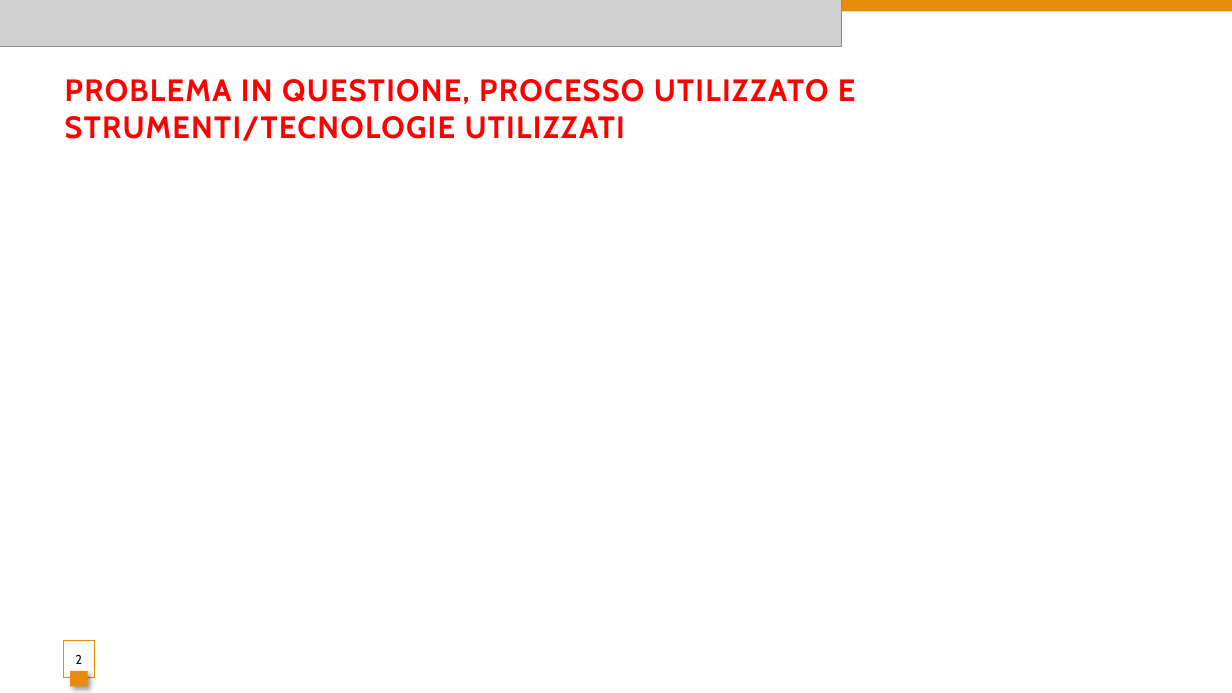
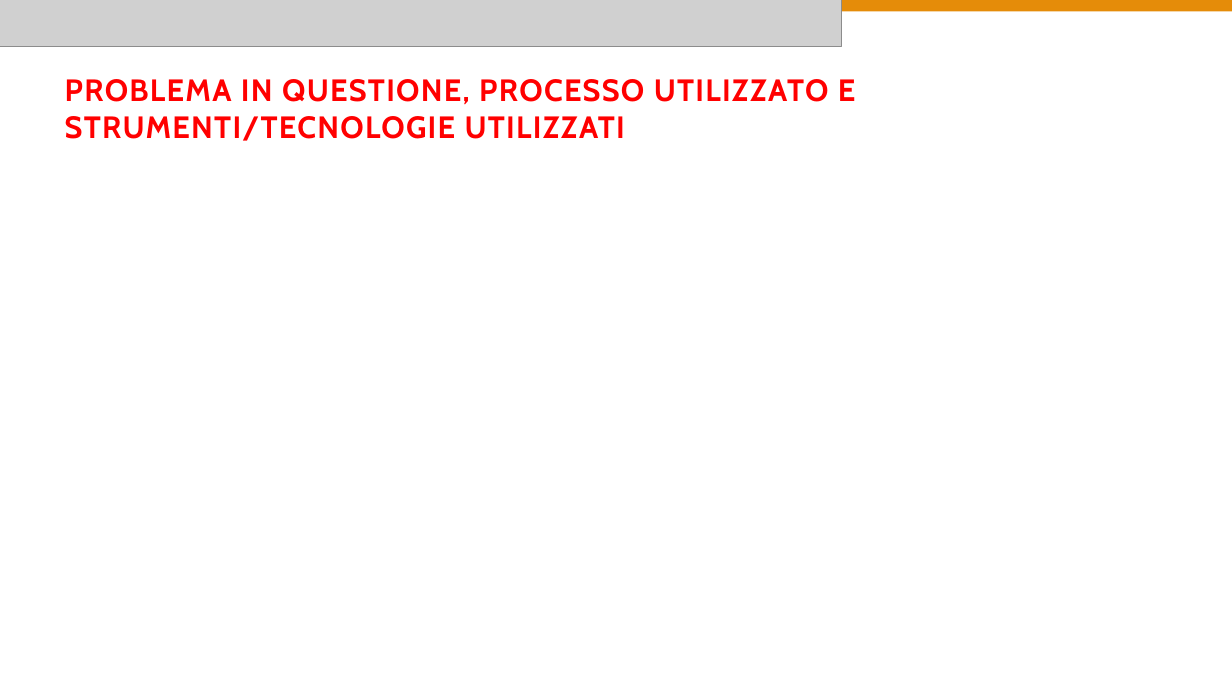
Before and after one commit to AndreaCav99/final_project_boolean, a slide deck: slide 2 of final_project_boolean.pptx. Drawn at 1232x693 pixels with LibreOffice and Linux fonts; fonts in the diff are those of the drawing; grey boxes stand for pictures. Boxes give left, top, right and bottom in pixels: in the first picture for what was removed or moved away, otherwise in the second. Text is boxed around its words. In the diff, an @@ line names an element or a change of style, - is before the commit and + after.

```diff
--- a/final_project_boolean.pptx
+++ b/final_project_boolean.pptx
@@ page number removed at (64,640,94,677) @@
-2
@@ rectangle removed at (70,671,88,687) @@
```
Also in this commit, not shown: 5 other slides changed.
